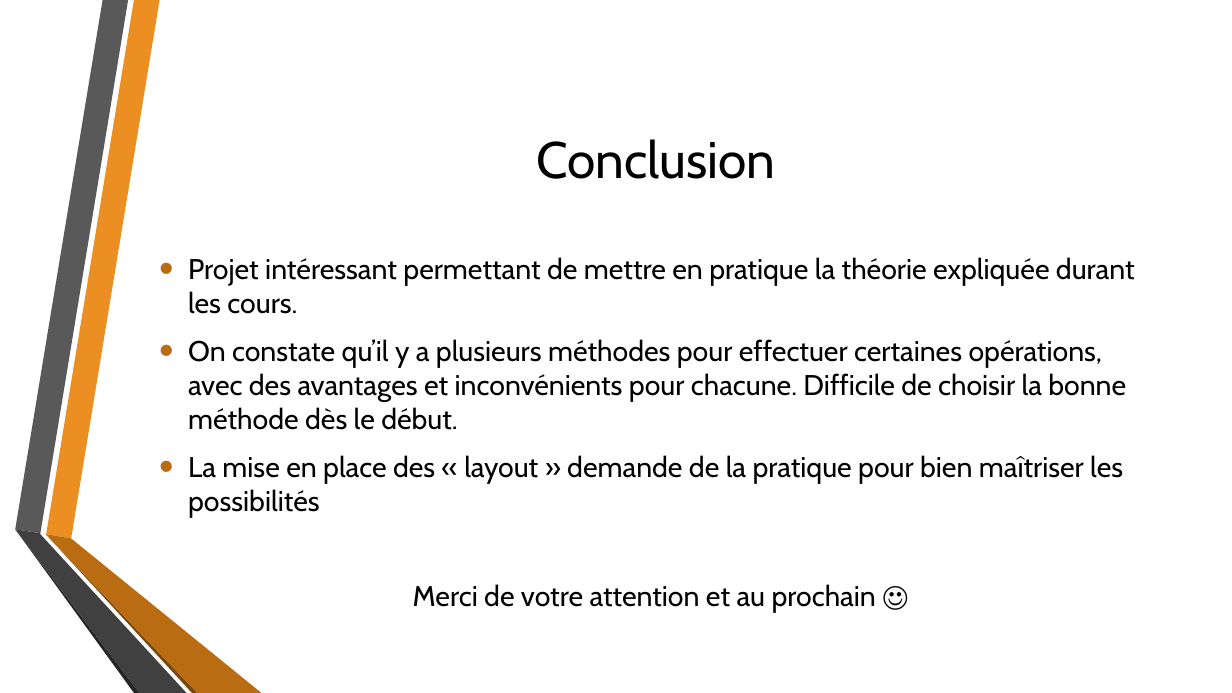
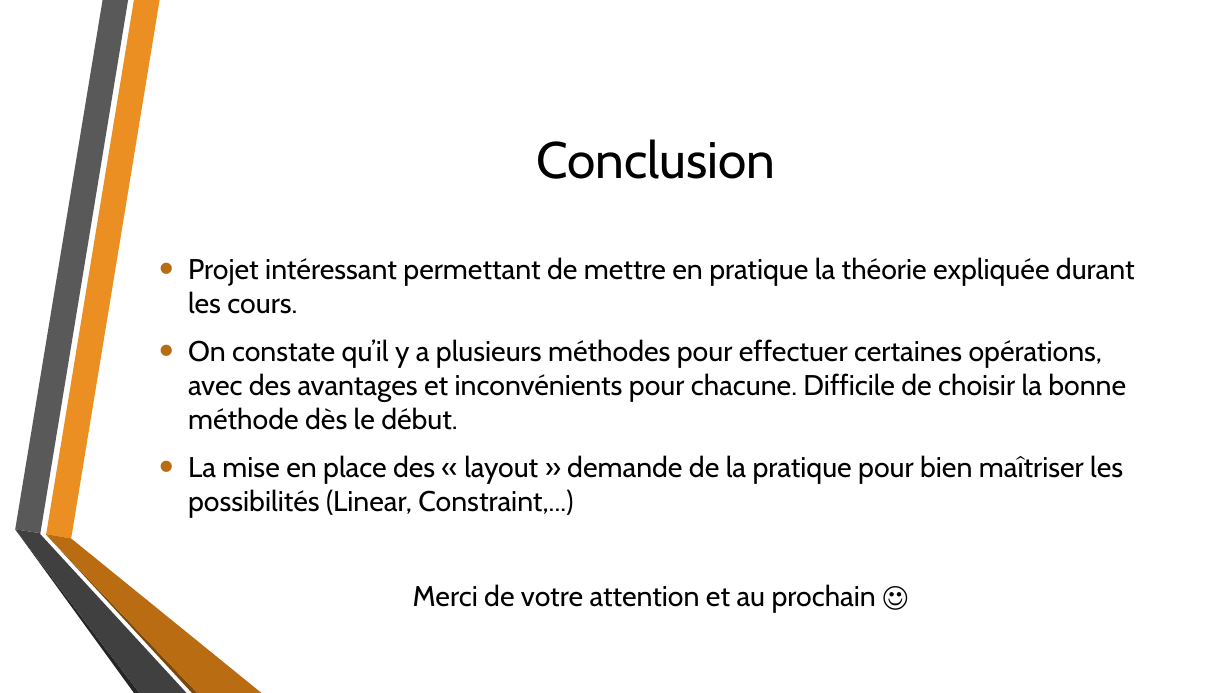
Before and after one commit to jefschaerz/CAS-DAR_MWS-IPGeolocation, a slide deck: slide 10 of 0_Présentation - IP-Locator.pptx (slide 9 before the commit). Drawn at 1232x693 pixels with LibreOffice and Linux fonts; fonts in the diff are those of the drawing; background and template pictures are left out. Boxes give left, top, right and bottom in pixels: in the first picture for what was removed or moved away, otherwise in the second. Text is boxed around its words. In the diff, an @@ line names an element or a change of style, - is before the commit and + after.

```diff
--- a/0_Présentation - IP-Locator.pptx
+++ b/0_Présentation - IP-Locator.pptx
@@ text at (188, 455, 1123, 518): text changed @@
-• La mise en place des « layout » demande de la pratique pour bien maîtriser les possibilités
+• La mise en place des « layout » demande de la pratique pour bien maîtriser les possibilités (Linear, Constraint,...)
```
Also in this commit, not shown: 2 other slides changed, 1 slide added, 10 other files.
